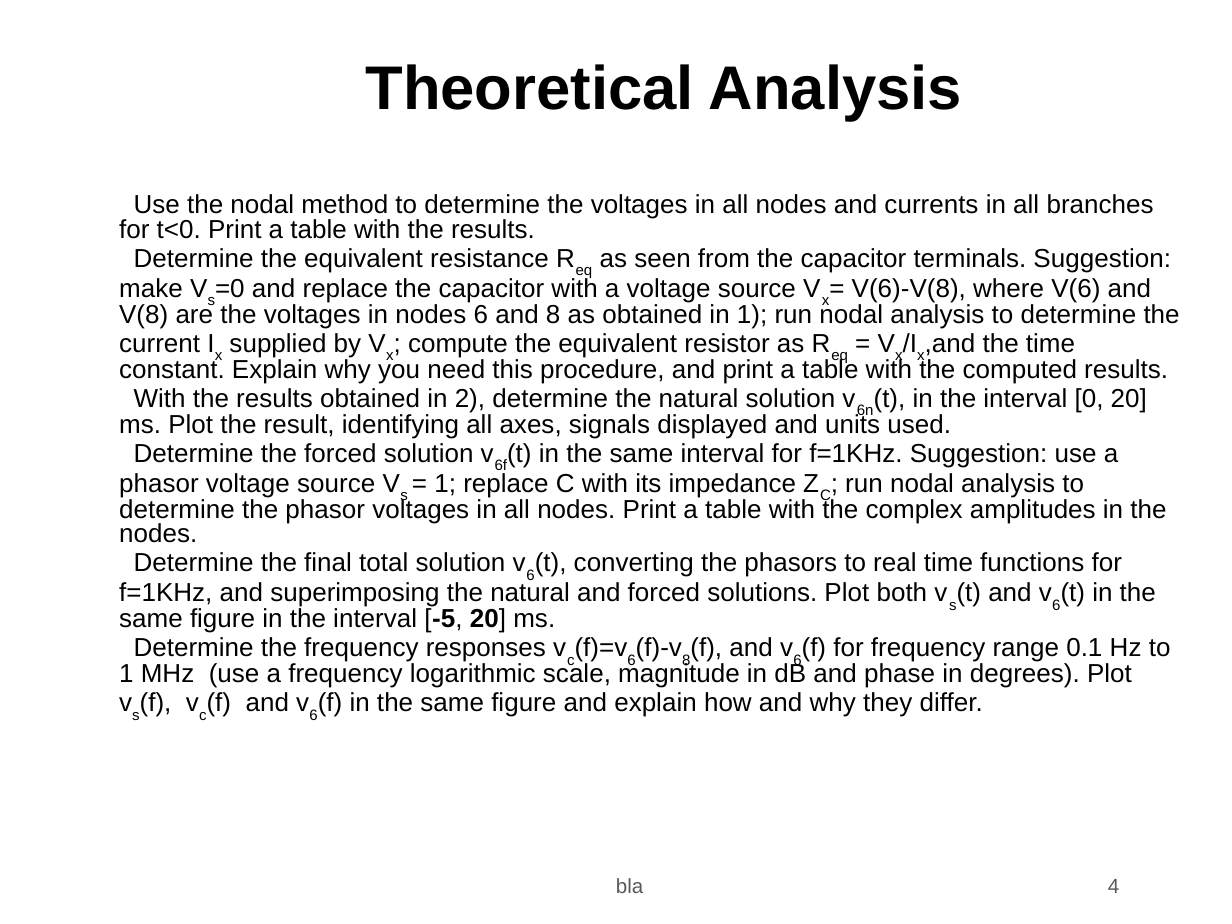
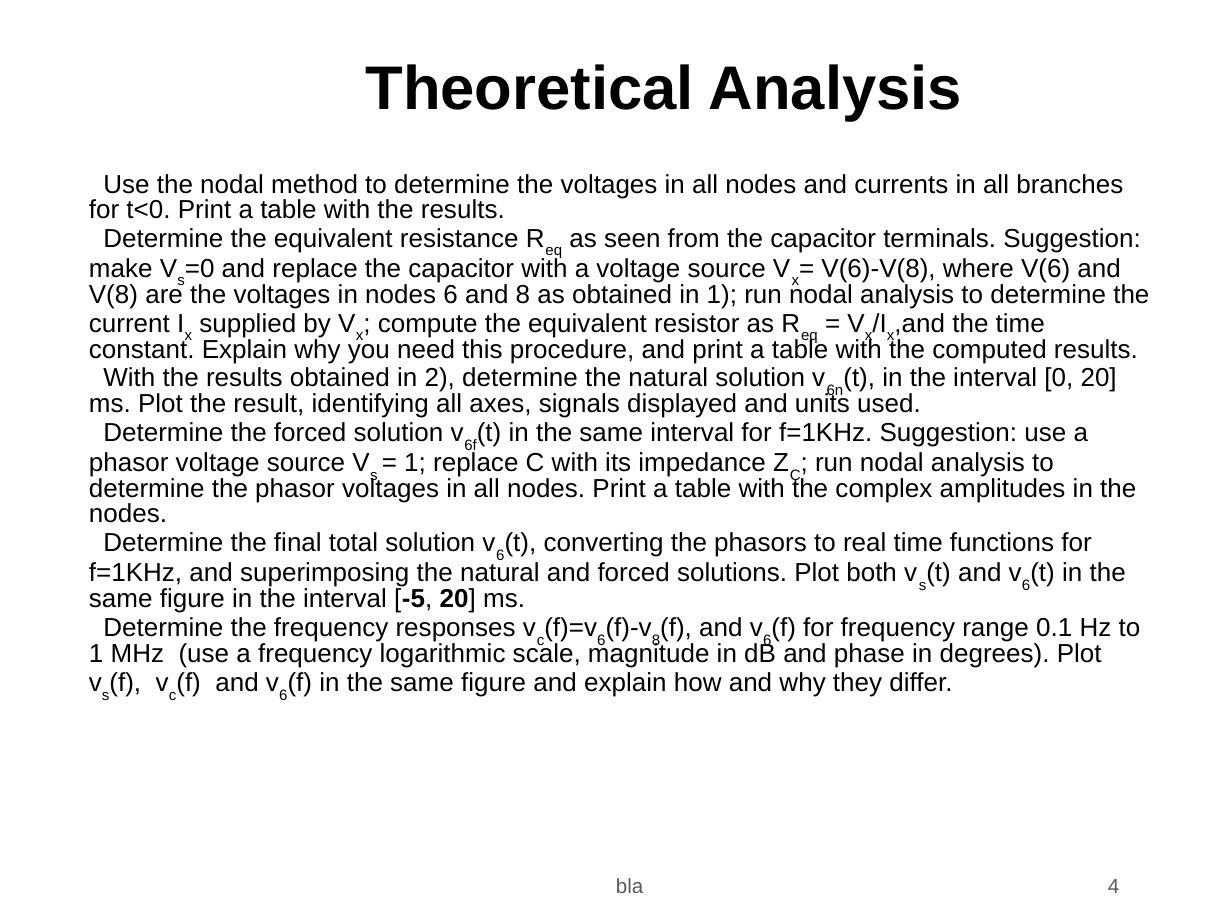
Before and after one commit to R0drigoP/ist-tcfe, a slide deck: slide 4 of t2/t2.odp. Drawn at 1232x924 pixels with LibreOffice and Linux fonts; fonts in the diff are those of the drawing; background and template pictures are left out. Boxes give left, top, right and bottom in pixels: in the first picture for what was removed or moved away, otherwise in the second. Text is boxed around its words. In the diff, an @@ line names an element or a change of style, - is before the commit and + after.

```diff
--- a/t2/t2.odp
+++ b/t2/t2.odp
@@ text "Use the nodal method to ..." moved from (x1=119, y1=194, x2=1180, y2=717) to (x1=89, y1=174, x2=1149, y2=697) @@
```
Also in this commit, not shown: 8 other files.
